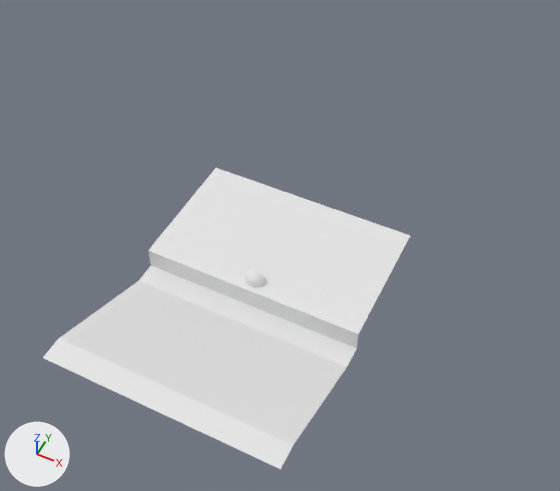
Two versions of the Blender file Assets/Objects/teather.blend, one commit apart.
Before and after are seen from a camera (50 mm lens) standing at (10.3, -17.6, 26.6) and looking at (0.4, 2.2, 1.8). Lighting does not change. The marker at lower left points along +X, +Y and +Z. Materials are left out; every surface is plain grey.

The first picture shows 'Stage'.
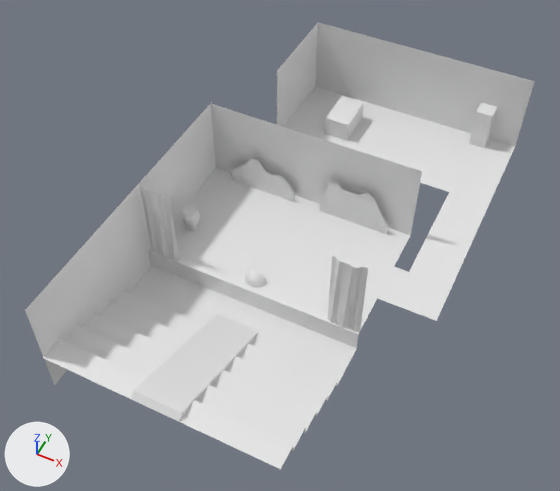
What differs and where, as boxes [x1, y1, x2, y2] in the pictures (560 x 491 px):
'Stage', reshaped (39% wider, 48% taller): before [43, 168, 410, 469]; after [25, 22, 535, 469]
'Zaves.001', added: after [327, 256, 368, 332]
'Kulisa.001', added: after [320, 183, 388, 234]
'Zaves', added: after [139, 184, 179, 260]
'Kulisa', added: after [232, 159, 295, 202]
'Desk', added: after [325, 96, 364, 140]
'Energy', added: after [469, 103, 497, 148]
'Vaza', added: after [182, 206, 200, 231]
part 1 of me_plane, added: after [277, 22, 535, 321]
part 2 of me_plane, built on: before [43, 168, 410, 451]; after [25, 102, 422, 451]

The change, as a diff of the scene's bpy script:
```diff
--- a/Assets/Objects/teather.blend.py
+++ b/Assets/Objects/teather.blend.py
@@ me_plane @@
 # used by ob_stage; location = (0.0, 0.0, 0.0)
-me_plane.from_pydata(...)  # 12 vertices, 5 faces; spans x -5.0..5.0, y -7.0..6.0, z 0.0..2.0
+me_plane.from_pydata(...)  # 96 vertices, 77 faces; spans x -5.0..7.58, y -7.0..14.01, z 0.0..4.96
+# me_plane part 1: a new loose piece of 16 vertices spanning x -3.4..7.58, y 2.02..14.01, z 1.0..4.96
+# me_plane part 2
+# 5 faces are deleted
+# 50 vertices are added at x -5.0..5.0, y -6.97..6.11, z 0.0..4.88
+# 6 new vertices lie (-3.99, 0.0, 0.0) away from vertices in x 5.0, y -7.0..6.0, z 0.0..2.0
+# 6 new vertices lie (3.99, 0.0, 0.0) away from vertices in x -5.0, y -7.0..6.0, z 0.0..2.0
+# 6 new vertices lie (0.0, -0.47, 0.18) away from vertices in x -1.01..1.01, y -5.0..-1.0, z 0.0..1.6
+# 69 new faces join them
@@ me_cylinder @@
+me_cylinder.from_pydata(...)  # 32 vertices, 26 faces; spans x -0.413..0.413, y -0.413..0.413, z -0.5..0.536
@@ me_plane_004 @@
+me_plane_004.from_pydata(...)  # 20 vertices, 9 faces; spans x -1.64..1.64, y 0.0, z -0.01..2.14
@@ me_plane_003 @@
+me_plane_003.from_pydata(...)  # 20 vertices, 9 faces; spans x -1.64..1.64, y 0.0, z -0.01..1.81
@@ me_cube_001 @@
+me_cube_001.from_pydata(...)  # a box spanning x -0.4..0.4, y -0.4..0.4, z 0.0..2.0
@@ me_cube @@
+me_cube.from_pydata(...)  # a box spanning x -1.0..0.22, y -1.0..1.0, z 0.0..1.0
@@ me_plane_002 @@
+me_plane_002.from_pydata(...)  # 18 vertices, 8 faces; spans x -1.0..1.0, y -1.0..2.96, z -0.02..0.19
@@ ob_vaza @@
+ob_vaza = bpy.data.objects.new('Vaza', me_cylinder)
+ob_vaza.location = (-3.97, 2.06, 1.5)
@@ ob_kulisa_001 @@
+ob_kulisa_001 = bpy.data.objects.new('Kulisa.001', me_plane_004)
+ob_kulisa_001.location = (2.37, 5.58, 1.0)
@@ ob_kulisa @@
+ob_kulisa = bpy.data.objects.new('Kulisa', me_plane_003)
+ob_kulisa.location = (-2.2, 5.58, 1.0)
@@ ob_energy @@
+ob_energy = bpy.data.objects.new('Energy', me_cube_001)
+ob_energy.location = (5.84, 13.61, 1.0)
@@ ob_desk @@
+ob_desk = bpy.data.objects.new('Desk', me_cube)
+ob_desk.location = (-0.32, 11.68, 1.0)
@@ ob_zaves_001 @@
+ob_zaves_001 = bpy.data.objects.new('Zaves.001', me_plane_002)
+ob_zaves_001.location = (4.28, 0.16, 1.96)
+ob_zaves_001.rotation_euler = (1.571, 0.0, 0.0)  # degrees (90, 0, 0)
+ob_zaves_001.scale = (0.714, 1.0, 1.0)
@@ ob_zaves @@
+ob_zaves = bpy.data.objects.new('Zaves', me_plane_002.copy())
+ob_zaves.location = (-4.21, 0.16, 1.96)
+ob_zaves.rotation_euler = (1.571, 0.0, 0.0)  # degrees (90, 0, 0)
+ob_zaves.scale = (0.714, 1.0, 1.0)
```
